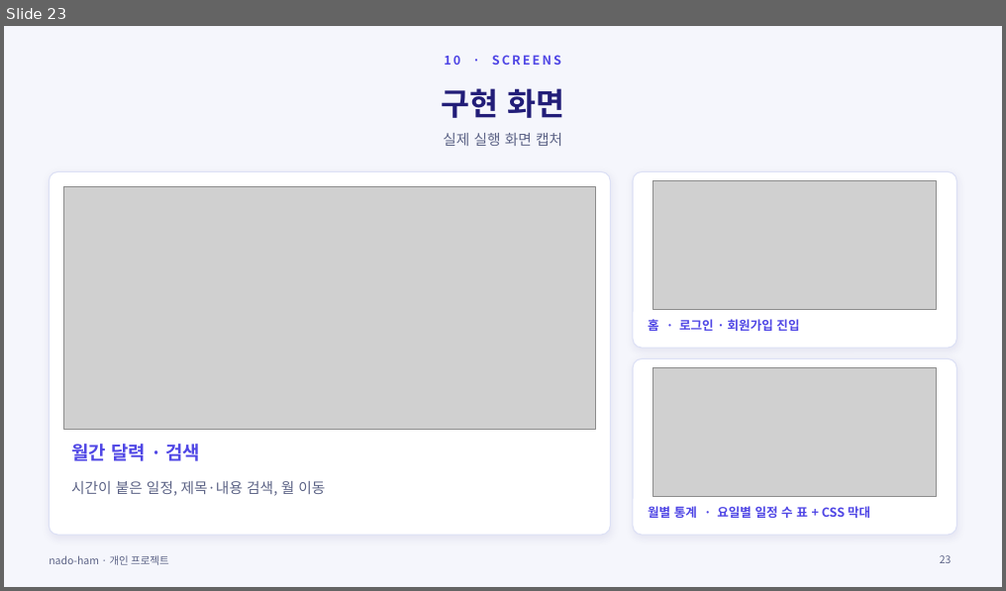
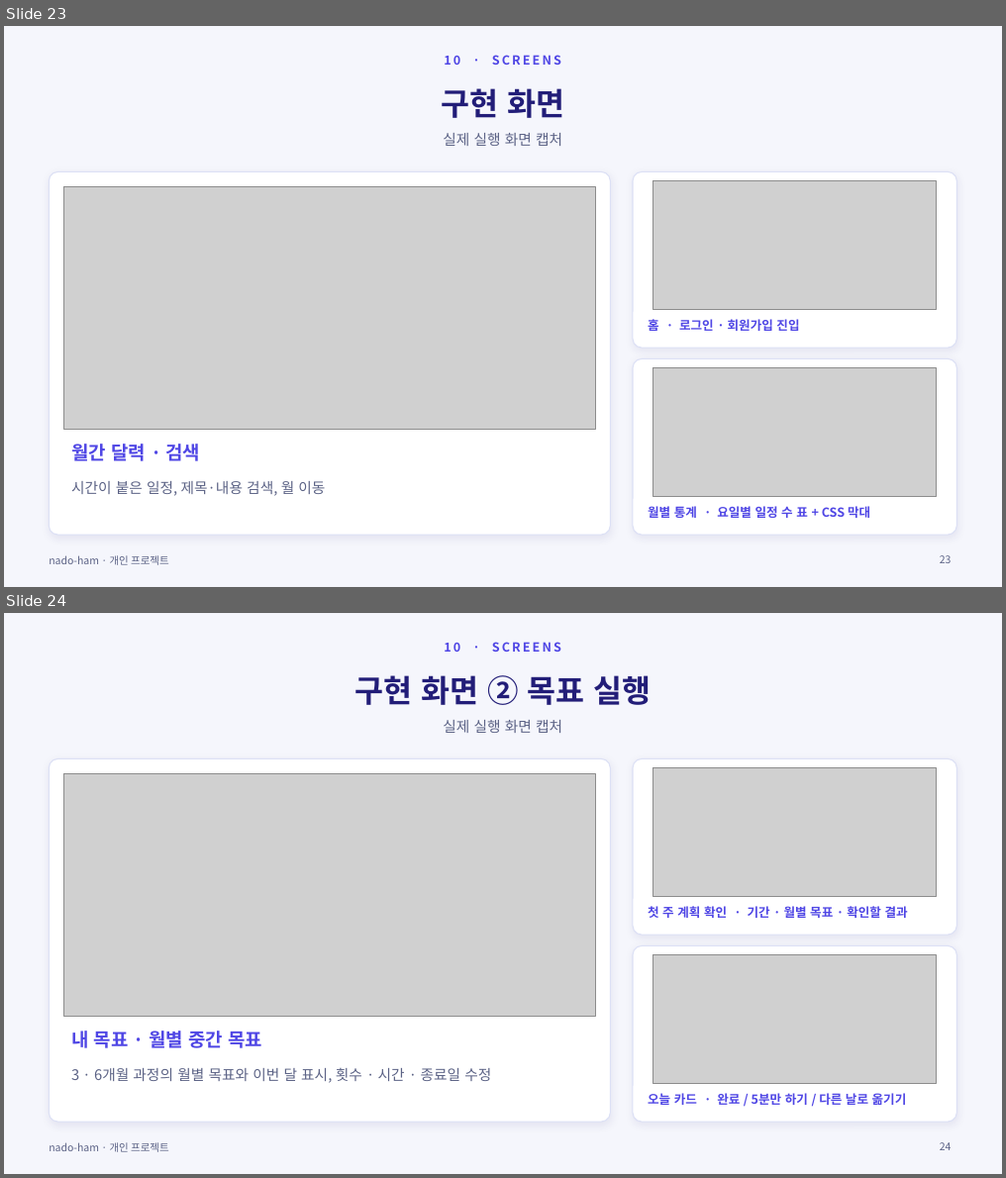
Before and after one commit to ho8566z/nado-ham_word, a slide deck: ppt_output/nado_ham.pptx. Shown one above the other, each under a label of ours: slide 23 before the commit, slides 23 and 24 after it. The pictures are 1006x591 and 1006x1178 pixels, drawn with LibreOffice and Linux fonts; fonts in the diff are those of the drawing; grey boxes stand for pictures. Boxes give left, top, right and bottom in pixels: in the first picture for what was removed or moved away, otherwise in the second. Text is boxed around its words. In the diff, an @@ line names an element or a change of style, - is before the commit and + after.

```diff
--- a/ppt_output/nado_ham.pptx
+++ b/ppt_output/nado_ham.pptx
@@ slide 24 added at [4,613,1002,1174], background #F5F6FC; not listed: 1 template element that a slide beside it also shows @@
@@ text added at [444,642,561,652], 12 pt, text #4F46E5, bold @@
+10 · SCREENS
@@ title added at [355,675,650,705], 30 pt, text #221D78, bold @@
+구현 화면 ② 목표 실행
@@ text added at [443,720,562,733], 14 pt, text #5B6285 @@
+실제 실행 화면 캡처
@@ rounded rectangle added at [49,759,611,1122], fill #FFFFFF, outline #DCE0F5 1 pt @@
@@ rounded rectangle added at [633,759,957,935], fill #FFFFFF, outline #DCE0F5 1 pt @@
@@ picture added at [63,774,595,1016] @@
@@ picture added at [653,768,937,897] @@
@@ text added at [648,906,908,918], 12 pt, text #4F46E5, bold @@
+첫 주 계획 확인 · 기간 · 월별 목표 · 확인할 결과
@@ rounded rectangle added at [633,947,957,1122], fill #FFFFFF, outline #DCE0F5 1 pt @@
@@ picture added at [653,956,937,1084] @@
@@ text added at [71,1031,262,1049], 18 pt, text #4F46E5, bold @@
+내 목표 · 월별 중간 목표
@@ text added at [71,1068,491,1083], 14 pt, text #5B6285 @@
+3 · 6개월 과정의 월별 목표와 이번 달 표시, 횟수 · 시간 · 종료일 수정
@@ text added at [648,1093,907,1105], 12 pt, text #4F46E5, bold @@
+오늘 카드 · 완료 / 5분만 하기 / 다른 날로 옮기기
@@ page number added at [940,1143,951,1151], 10 pt, text #5B6285 @@
+24
```
Also in this commit, not shown: 1 other slide added, 1 other file.
